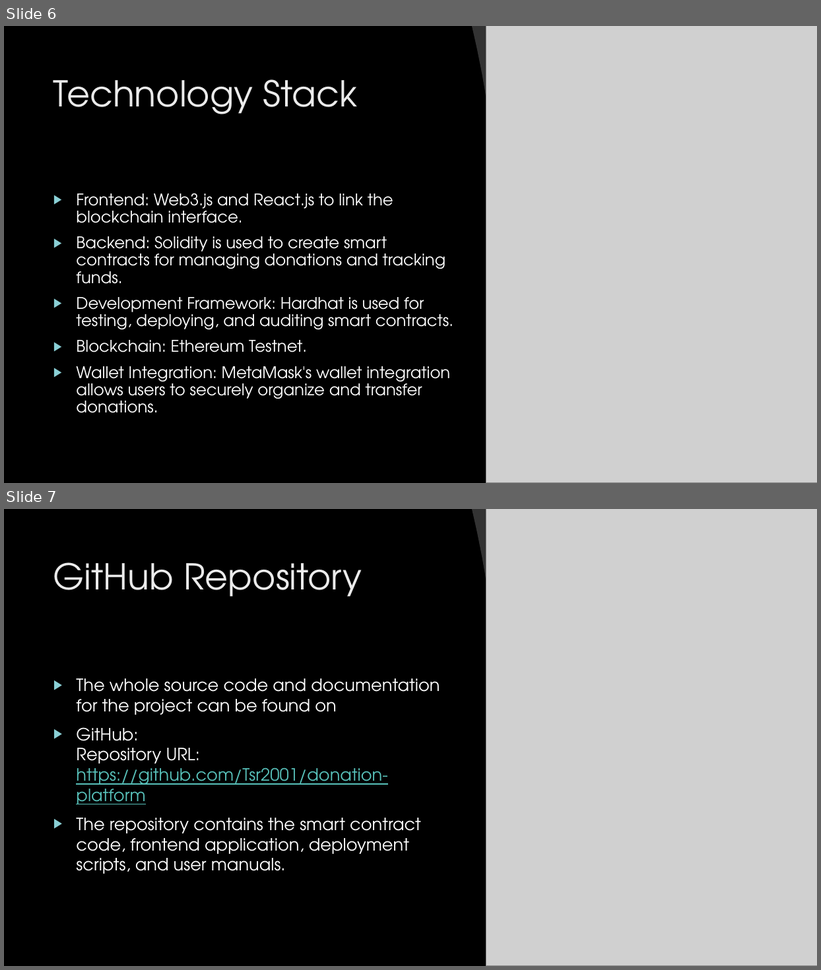
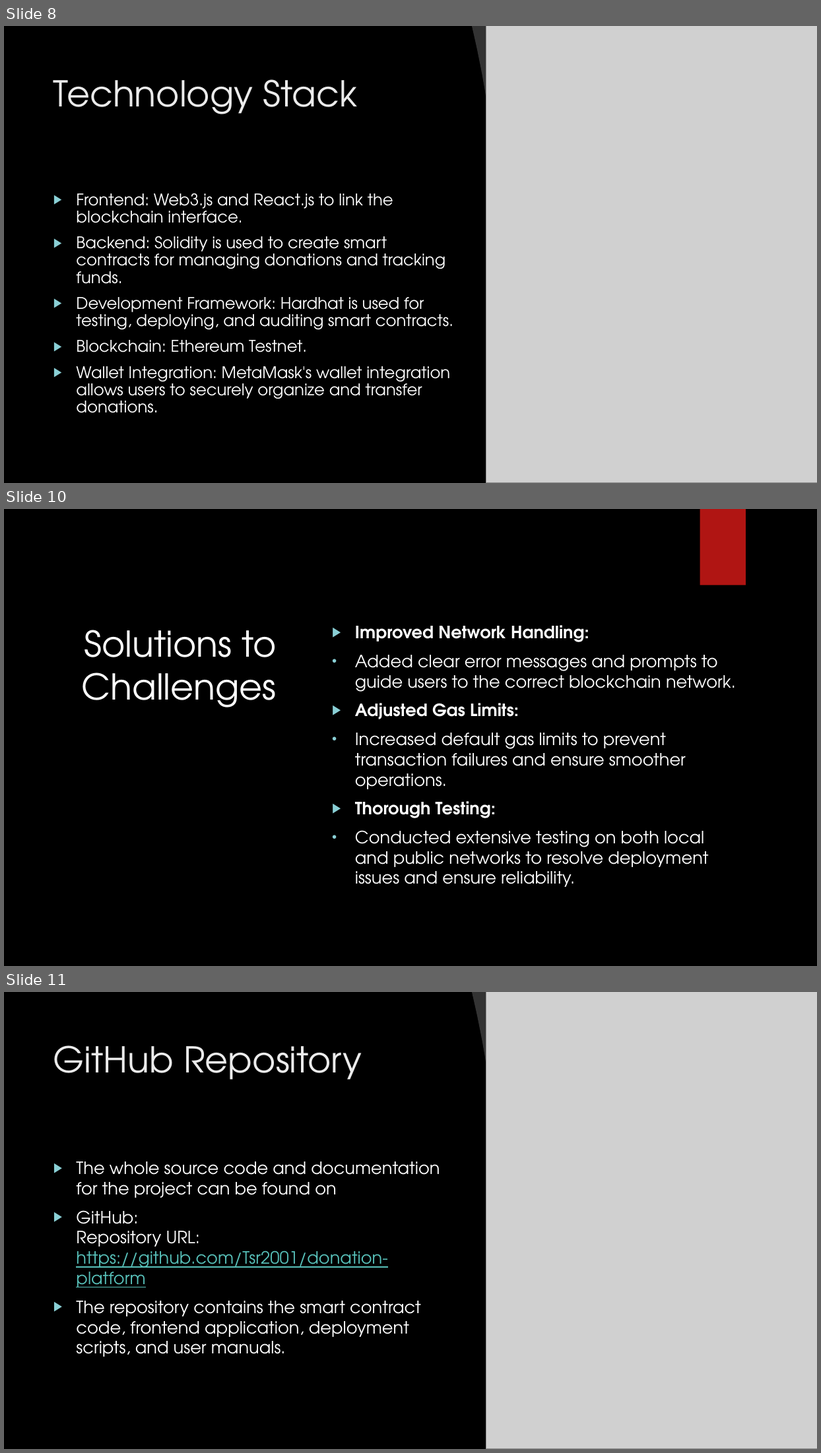
Before and after one commit to Tsr2001/donation-platform, a slide deck: Presentation1.pptx. Shown one above the other, each under a label of ours: slides 6 and 7 before the commit, slides 8, 10 and 11 after it; the slides between them are not shown. The pictures are 821x970 and 821x1453 pixels, drawn with LibreOffice and Linux fonts; fonts in the diff are those of the drawing; grey boxes stand for pictures; background and template pictures are left out. Boxes give left, top, right and bottom in pixels: in the first picture for what was removed or moved away, otherwise in the second. Text is boxed around its words. In the diff, an @@ line names an element or a change of style, - is before the commit and + after.

```diff
--- a/Presentation1.pptx
+++ b/Presentation1.pptx
@@ slide 10 added at bbox=[4, 509, 817, 966], background picture (left out) @@
@@ rectangle added at bbox=[4, 509, 817, 966], fill #000000 @@
@@ rectangle added at bbox=[700, 509, 746, 586], fill #B01513 @@
@@ text added at bbox=[355, 625, 736, 887], 20 pt, text #FFFFFF @@
+▶ Improved Network Handling:
+• Added clear error messages and prompts to guide users to the correct blockchain network.
+▶ Adjusted Gas Limits:
+• Increased default gas limits to prevent transaction failures and ensure smoother operations.
+▶ Thorough Testing:
+• Conducted extensive testing on both local and public networks to resolve deployment issues and ensure reliability.
@@ title added at bbox=[82, 630, 277, 708], 42 pt, text #FFFFFF @@
+Solutions to Challenges
@@ what was slide 6 is now slide 8 @@
@@ what was slide 7 is now slide 11 @@
```
Also in this commit, not shown: 4 other slides added.
